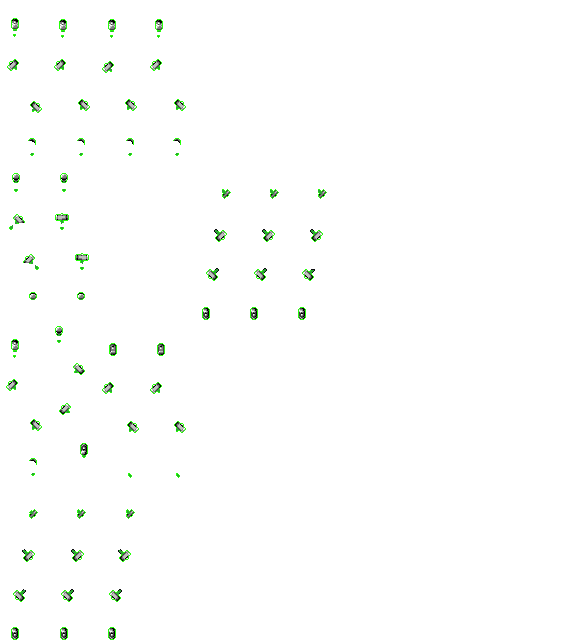
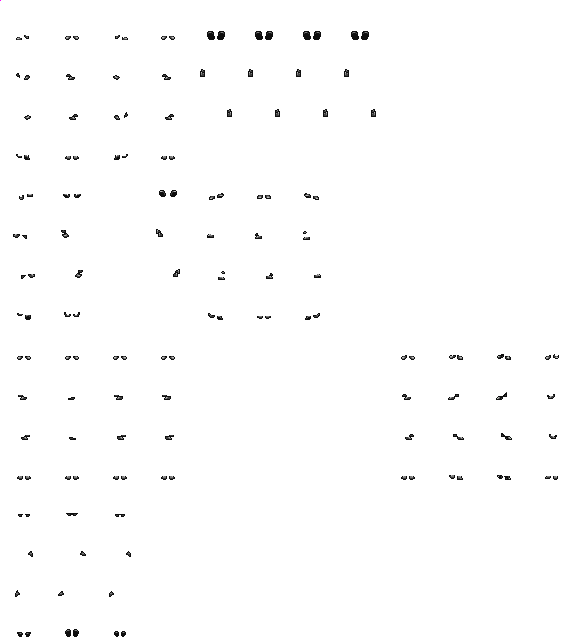
Layers edited between the first and the second w=576, h=640 image:
hid "Tool hammer" over 6, 18, 327, 640
showed "Feet boots" over 0, 0, 559, 637
